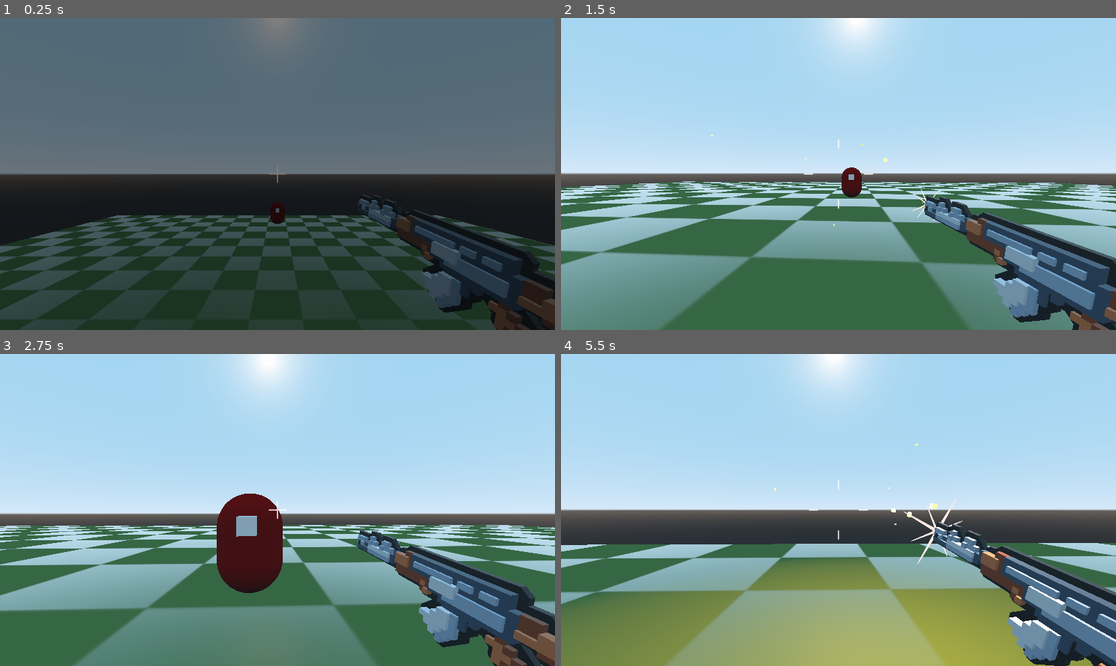
Above: before the commit, frames 1-4 (two rows, left to right).
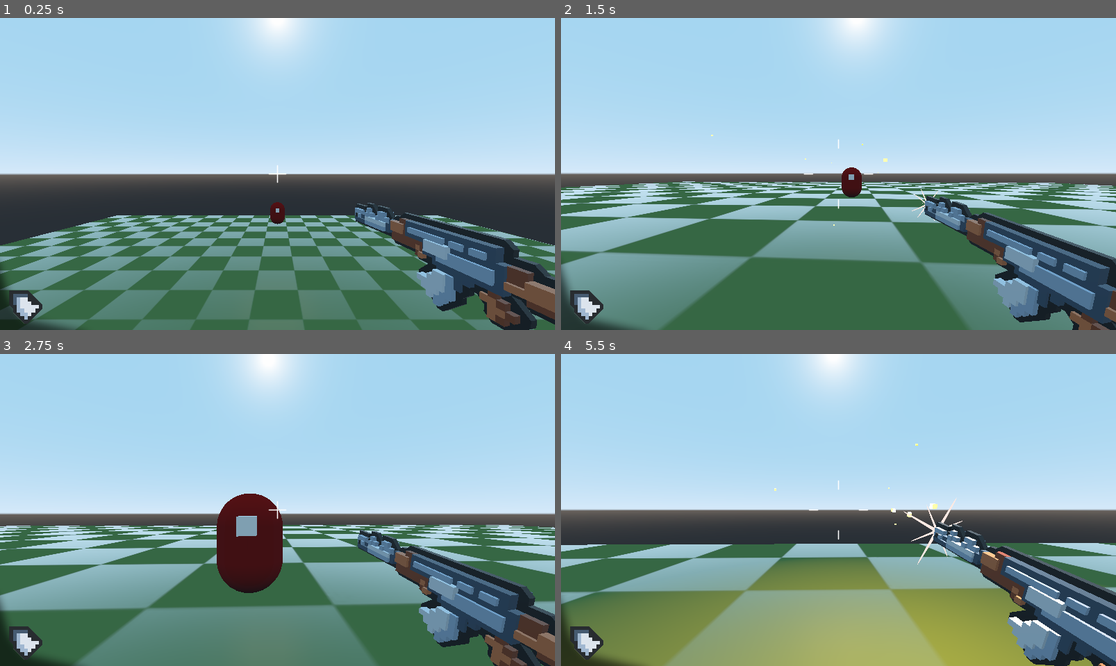
Above: after the commit, the same moments.

Repository: bramreth/WildJam31
Game: Godot game, scene res://scenes/enviornments/playground.tscn
Same seed, same stepped clock (60 frames per second), same inputs: the game is played once before the commit and once after it.
Inputs (mouse positions are in pixels of both pictures, inside the frame that each line leads up to):
- Up to frame 1 (0.25 s): no input
- Up to frame 2 (1.5 s): move the mouse to (866, 174) at 0.52 s; press the mouse at (866, 174) at 0.53 s; hold W (move_forward) from 0.53 s (still down); tap Space (move_jump) at 0.77 s; move the mouse to (810, 174) at 1.27 s; release the mouse at (810, 174) at 1.28 s; click (810, 174) at 1.35 s
- Up to frame 3 (2.75 s): keep holding W (move_forward); tap Space (move_jump) at 1.52 s; move the mouse to (288, 503) at 2.02 s; hold Shift (move_sprint) from 2.03 s (still down); click (288, 503) at 2.3 s
- Up to frame 4 (5.5 s): keep holding W (move_forward); move the mouse to (832, 516) at 2.77 s; release Shift (move_sprint) at 2.78 s; click (832, 516) at 2.85 s; tap Space (move_jump) at 3.02, 3.77, 4.52 s; move the mouse to (877, 513) at 3.52 s; press the mouse at (877, 513) at 3.53 s; tap R (reload) at 4.15 s; move the mouse to (794, 506) at 4.27 s; release the mouse at (794, 506) at 4.28 s; tap Shift (move_sprint) at 4.35 s; click (794, 506) at 4.55 s; move the mouse to (844, 510) at 5.02 s; press the mouse at (844, 510) at 5.03 s

The runs differ from the first frame. In frame 1, 97% of the frame differs, in the area x 0-100%, y 0-100%; in frame 2, 1.1%; in frame 3, 1.0%; in frame 4, 1.1%.

Commit message:
reload hud

Diff:
--- a/scenes/camera/camera.gd
+++ b/scenes/camera/camera.gd
@@ -48,6 +48,10 @@
 	spread(amount)
 
 
-func _on_gun_fired():
+func _on_gun_fired(ammo):
 	print("fired")
+	$juicy_cam/CanvasLayer/gui/ammo.text = str(ammo)
 	add_trauma(0.1)
+
+func _on_gun_reload():
+	$juicy_cam/CanvasLayer/gui/clipflat/AnimationPlayer.play("reload")
--- a/scenes/camera/camera.tscn
+++ b/scenes/camera/camera.tscn
@@ -1,10 +1,11 @@
-[gd_scene load_steps=10 format=2]
+[gd_scene load_steps=11 format=2]
 
 [ext_resource path="res://scenes/camera/juicy_cam.gd" type="Script" id=1]
 [ext_resource path="res://scenes/camera/camera.gd" type="Script" id=2]
 [ext_resource path="res://assets/images/hitmarker.png" type="Texture" id=3]
 [ext_resource path="res://assets/images/flat_mark.png" type="Texture" id=4]
 [ext_resource path="res://scenes/prefabs/ak47/ak47.tscn" type="PackedScene" id=5]
+[ext_resource path="res://scenes/prefabs/hud.tscn" type="PackedScene" id=6]
 
 [sub_resource type="OpenSimplexNoise" id=1]
 
@@ -93,7 +94,10 @@
 rotation = -1.5708
 texture = ExtResource( 4 )
 
+[node name="gui" parent="juicy_cam/CanvasLayer" instance=ExtResource( 6 )]
+
 [node name="fader" type="ColorRect" parent="juicy_cam/CanvasLayer"]
+visible = false
 anchor_right = 1.0
 anchor_bottom = 1.0
 mouse_filter = 2
@@ -105,21 +109,9 @@
 [node name="AnimationPlayer" type="AnimationPlayer" parent="juicy_cam/CanvasLayer/fader"]
 anims/fade_in = SubResource( 3 )
 
-[node name="ViewportContainer" type="ViewportContainer" parent="juicy_cam/CanvasLayer"]
-anchor_right = 1.0
-anchor_bottom = 1.0
-__meta__ = {
-"_edit_use_anchors_": false
-}
-
-[node name="Viewport" type="Viewport" parent="juicy_cam/CanvasLayer/ViewportContainer"]
-size = Vector2( 1920, 1080 )
-transparent_bg = true
-handle_input_locally = false
-render_target_update_mode = 3
-
 [node name="gun" parent="juicy_cam" instance=ExtResource( 5 )]
 transform = Transform( -0.0118058, 0.00042665, 0.0485844, 0.00210992, 0.0499554, 7.4012e-05, -0.0485405, 0.00206766, -0.0118133, 1.47358, -0.844503, -1.68106 )
 spread_curve = SubResource( 4 )
 [connection signal="fired" from="juicy_cam/gun" to="." method="_on_gun_fired"]
+[connection signal="reload" from="juicy_cam/gun" to="." method="_on_gun_reload"]
 [connection signal="spread" from="juicy_cam/gun" to="." method="_on_gun_spread"]
--- a/scenes/prefabs/ak47/ak47.tscn
+++ b/scenes/prefabs/ak47/ak47.tscn
@@ -218,6 +218,20 @@
 "method": "trigger"
 } ]
 }
+tracks/8/type = "method"
+tracks/8/path = NodePath(".")
+tracks/8/interp = 1
+tracks/8/loop_wrap = true
+tracks/8/imported = false
+tracks/8/enabled = true
+tracks/8/keys = {
+"times": PoolRealArray( 0.425 ),
+"transitions": PoolRealArray( 1 ),
+"values": [ {
+"args": [  ],
+"method": "reset_ammo"
+} ]
+}
 
 [sub_resource type="GDScript" id=3]
 script/source = "extends Spatial
@@ -247,7 +261,7 @@
 anims/reload = SubResource( 2 )
 
 [node name="ak47" type="Spatial" parent="."]
-transform = Transform( 0.994522, -0.104528, 0, 0.104528, 0.994522, 0, 0, 0, 1, -4, 0, 0 )
+transform = Transform( 1, 0, 0, 0, 1, 0, 0, 0, 1, 1, 1, 1 )
 
 [node name="ak_back" parent="ak47" instance=ExtResource( 6 )]
 
--- a/scenes/prefabs/ak47/gun_test.gd
+++ b/scenes/prefabs/ak47/gun_test.gd
@@ -3,17 +3,25 @@
 export (Curve) var spread_curve
 var max_spread = 144
 var spread = 0.0
-var spread_decay = 0.02
+var spread_decay = 0.04
+
+var ammo = 30
+var max_ammo = 30
 
 signal spread(amount)
-signal fired()
+signal fired(ammo)
+signal reload()
 
 
 func _process(delta):
 	if not $AnimationPlayer.is_playing():
 		if Input.is_action_pressed("click"):
+			if ammo <= 0:
+				reload()
+				return
 			$AnimationPlayer.play("fire")
-			emit_signal("fired")
+			drain_ammo()
+			emit_signal("fired", ammo)
 			bullet_spread()
 		$ak47.translation = $ak47.translation.linear_interpolate(Vector3.ZERO, delta * 5)
 		$ak47.rotation_degrees.x = lerp_angle($ak47.rotation_degrees.x, 0, delta * 5)
@@ -25,9 +33,20 @@
 func _input(event):
 	if not $AnimationPlayer.is_playing():
 		if Input.is_action_just_pressed("reload"):
-			$AnimationPlayer.play("reload")
-			spread = clamp(spread - 0.2, 0, 1)
+			reload()
 
+
+func drain_ammo():
+	ammo = clamp(ammo -1, 0, max_ammo)
 
 func bullet_spread():
 	spread = clamp(spread + 0.1, 0, 1)
+
+func reload():
+	$AnimationPlayer.play("reload")
+	spread = clamp(spread - 0.2, 0, 1)
+	emit_signal("reload")
+
+func reset_ammo():
+	ammo = max_ammo
+	emit_signal("fired", ammo)
--- a/hud.tscn
+++ b/scenes/prefabs/hud.tscn
@@ -5,11 +5,11 @@
 [ext_resource path="res://kenshape_assets/corner.png" type="Texture" id=3]
 [ext_resource path="res://bullet.png" type="Texture" id=4]
 
-[sub_resource type="Animation" id=2]
+[sub_resource type="Animation" id=1]
 resource_name = "reload"
 length = 0.6
 tracks/0/type = "value"
-tracks/0/path = NodePath("../Label:rect_scale")
+tracks/0/path = NodePath("../ammo:rect_scale")
 tracks/0/interp = 1
 tracks/0/loop_wrap = true
 tracks/0/imported = false
@@ -30,7 +30,7 @@
 "times": PoolRealArray( 0, 0.3, 0.6 ),
 "transitions": PoolRealArray( 0.5, 0.5, 0.5 ),
 "update": 0,
-"values": [ Vector2( 90, 520 ), Vector2( -90, 420 ), Vector2( 90, 520 ) ]
+"values": [ Vector2( 90, 1000 ), Vector2( -90, 920 ), Vector2( 90, 1000 ) ]
 }
 tracks/2/type = "value"
 tracks/2/path = NodePath(".:rotation_degrees")
@@ -58,11 +58,11 @@
 orbit_velocity_random = 0.0
 scale = 0.4
 
-[sub_resource type="DynamicFont" id=1]
+[sub_resource type="DynamicFont" id=3]
 size = 48
 font_data = ExtResource( 2 )
 
-[node name="Control" type="Control"]
+[node name="gui" type="Control"]
 anchor_right = 1.0
 anchor_bottom = 1.0
 __meta__ = {
@@ -83,12 +83,12 @@
 }
 
 [node name="clipflat" type="Sprite" parent="."]
-position = Vector2( 90, 520 )
+position = Vector2( 90, 1000 )
 scale = Vector2( 0.2, 0.2 )
 texture = ExtResource( 1 )
 
 [node name="AnimationPlayer" type="AnimationPlayer" parent="clipflat"]
-anims/reload = SubResource( 2 )
+anims/reload = SubResource( 1 )
 
 [node name="Particles2D" type="Particles2D" parent="clipflat"]
 show_behind_parent = true
@@ -97,27 +97,27 @@
 amount = 5
 lifetime = 0.66
 speed_scale = 2.0
-process_material = SubResource( 3 )
+process_material = SubResource( 2 )
 texture = ExtResource( 4 )
 
-[node name="Label" type="Label" parent="."]
+[node name="ammo" type="Label" parent="."]
 margin_left = 133.935
-margin_top = 386.037
+margin_top = 866.579
 margin_right = 226.935
-margin_bottom = 446.037
+margin_bottom = 926.579
 rect_scale = Vector2( 2, 2 )
-custom_fonts/font = SubResource( 1 )
+custom_fonts/font = SubResource( 3 )
 text = "27"
 __meta__ = {
 "_edit_use_anchors_": false
 }
 
-[node name="Label2" type="Label" parent="."]
+[node name="maxammo" type="Label" parent="."]
 margin_left = 139.221
-margin_top = 529.797
+margin_top = 1010.34
 margin_right = 195.221
-margin_bottom = 589.797
-custom_fonts/font = SubResource( 1 )
+margin_bottom = 1070.34
+custom_fonts/font = SubResource( 3 )
 text = "30"
 __meta__ = {
 "_edit_use_anchors_": false
Not shown: 1 places in scenes/prefabs/hud.tscn that only renumber resources
